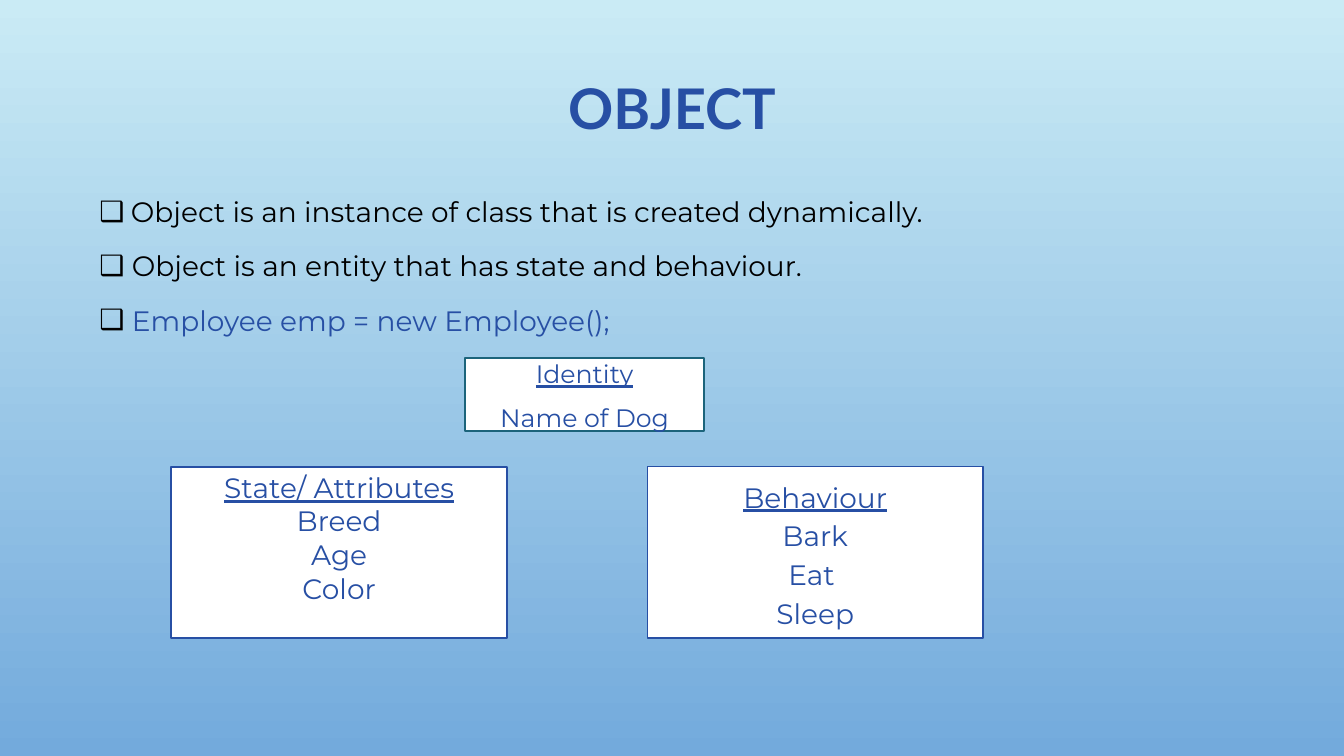
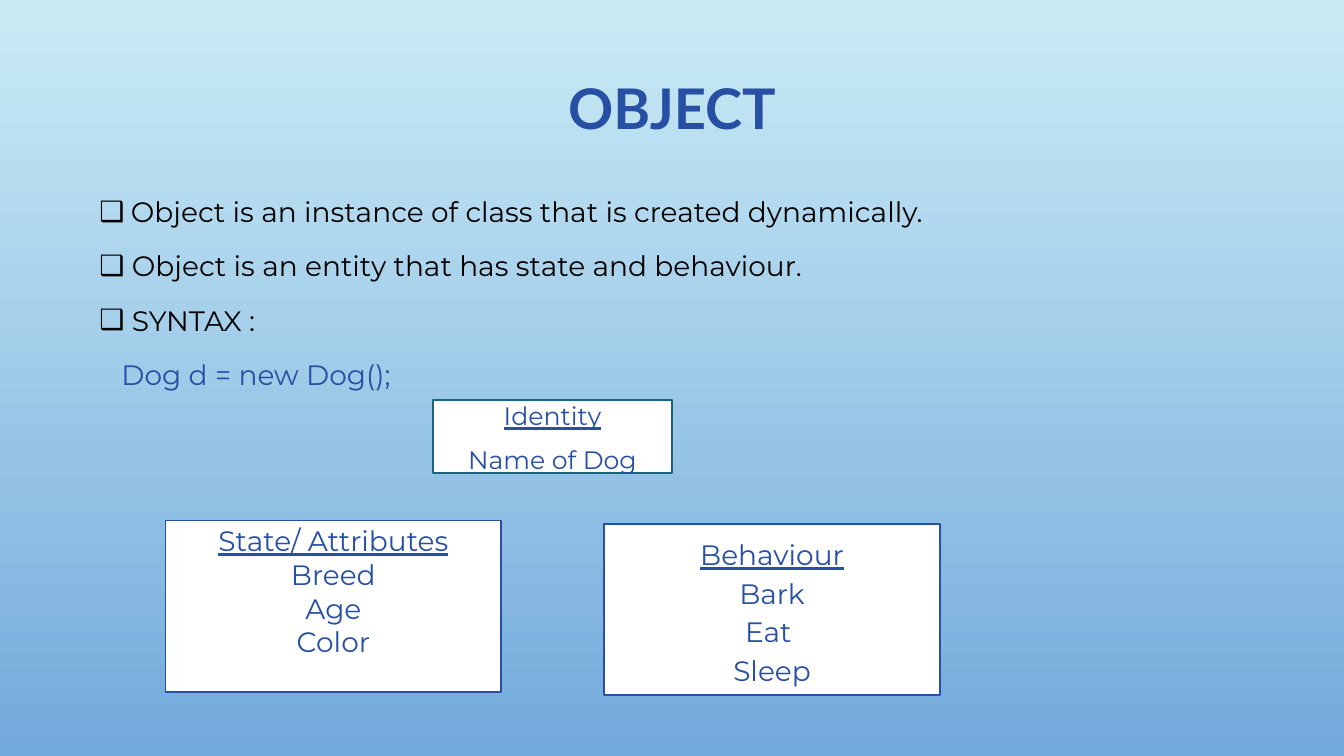
Before and after one commit to Vaishnavi-sys/NHTraining, a slide deck: slide 3 of Day 17 Assignment/CLass & Object Presentation.pptx. Drawn at 1344x756 pixels with LibreOffice and Linux fonts; fonts in the diff are those of the drawing; background and template pictures are left out. Boxes give left, top, right and bottom in pixels: in the first picture for what was removed or moved away, otherwise in the second. Text is boxed around its words. In the diff, an @@ line names an element or a change of style, - is before the commit and + after.

```diff
--- a/Day 17 Assignment/CLass & Object Presentation.pptx
+++ b/Day 17 Assignment/CLass & Object Presentation.pptx
@@ text at [121, 311, 390, 391]: text changed @@
-❑ Employee emp = new Employee();
+❑ SYNTAX :
+Dog d = new Dog();
@@ rectangle "Identity": place and size @@
-rectangle "Identity" at [465, 358, 704, 432]
+rectangle "Identity" at [434, 400, 673, 474]
@@ rectangle "State/ Attributes": place and size @@
-rectangle "State/ Attributes" at [171, 467, 507, 638]
+rectangle "State/ Attributes" at [165, 520, 501, 692]
@@ rectangle "Behaviour": place and size @@
-rectangle "Behaviour" at [647, 467, 983, 638]
+rectangle "Behaviour" at [605, 524, 941, 696]
```
Also in this commit, not shown: 1 other slide changed, 1 other file.
